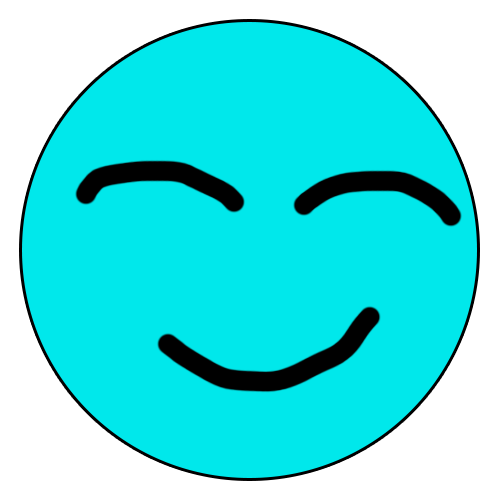
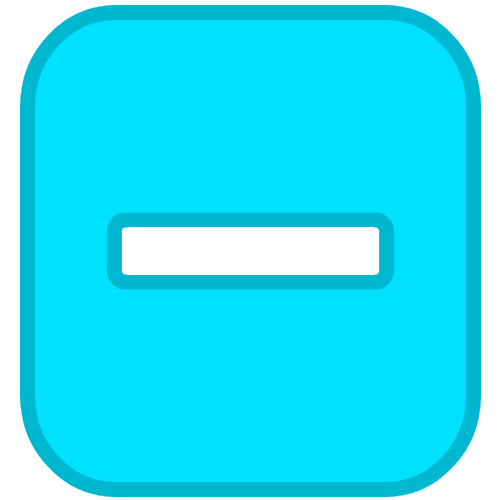
Two versions of the same layered image (500x500). Layer-by-layer changes:
removed layer "Calque 1" over [74, 159, 463, 393]
hid "Ellipse 1", painted on it over [22, 22, 477, 478]
